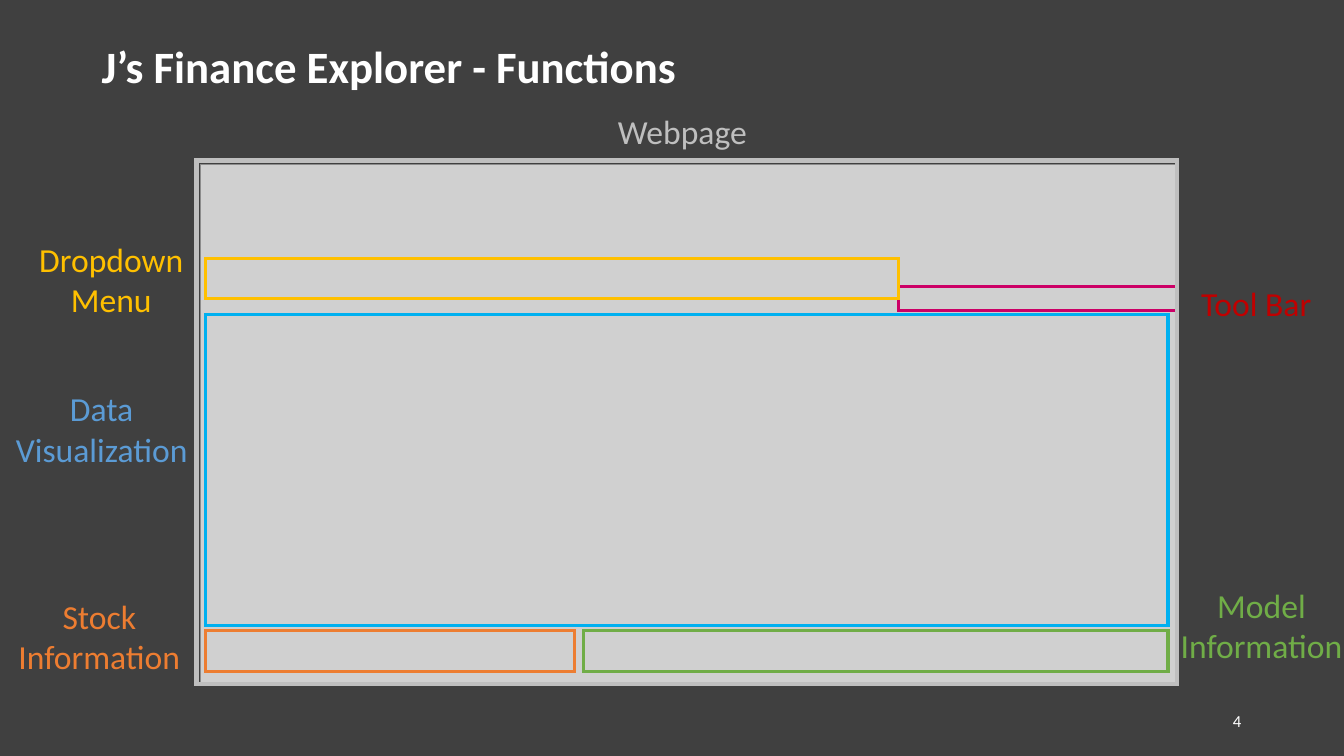
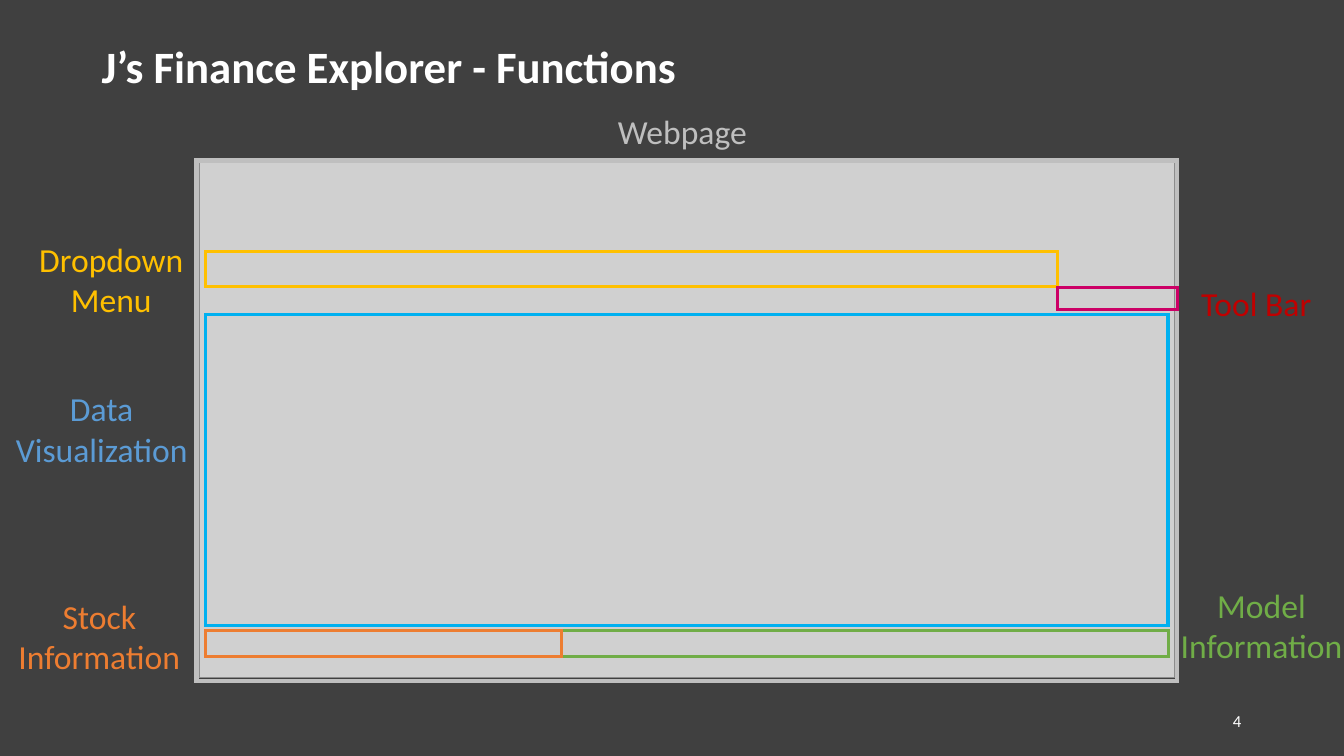
Before and after one commit to tzyychin/BUAN6340_Programming_for_Data_Science, a slide deck: slide 4 of Final_Project_Py/5-min Slides.pptx. Drawn at 1344x756 pixels with LibreOffice and Linux fonts; fonts in the diff are those of the drawing; grey boxes stand for pictures. Boxes give left, top, right and bottom in pixels: in the first picture for what was removed or moved away, otherwise in the second. Text is boxed around its words. In the diff, an @@ line names an element or a change of style, - is before the commit and + after.

```diff
--- a/Final_Project_Py/5-min Slides.pptx
+++ b/Final_Project_Py/5-min Slides.pptx
@@ rectangle: place and size @@
-rectangle at (197, 160, 1178, 685)
+rectangle at (197, 160, 1178, 681)
@@ picture: place and size @@
-picture at (201, 165, 1178, 683)
+picture at (200, 160, 1176, 678)
@@ rectangle: place and size @@
-rectangle at (206, 258, 898, 298)
+rectangle at (206, 252, 1058, 287)
@@ rectangle: place and size @@
-rectangle at (898, 286, 1178, 311)
+rectangle at (1058, 287, 1178, 310)
@@ rectangle: place and size @@
-rectangle at (206, 631, 575, 671)
+rectangle at (206, 631, 562, 657)
@@ rectangle: place and size @@
-rectangle at (584, 631, 1169, 671)
+rectangle at (562, 631, 1169, 657)
```
Also in this commit, not shown: 1 other slide changed, 1 other file.
